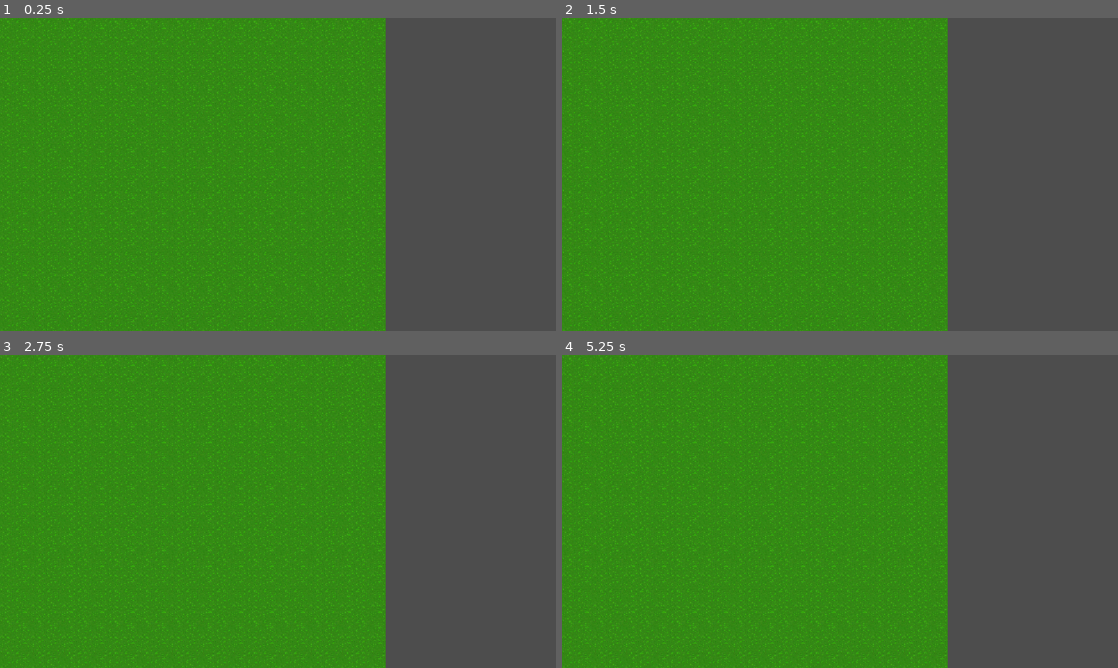
Above: before the commit, frames 1-4 (two rows, left to right).
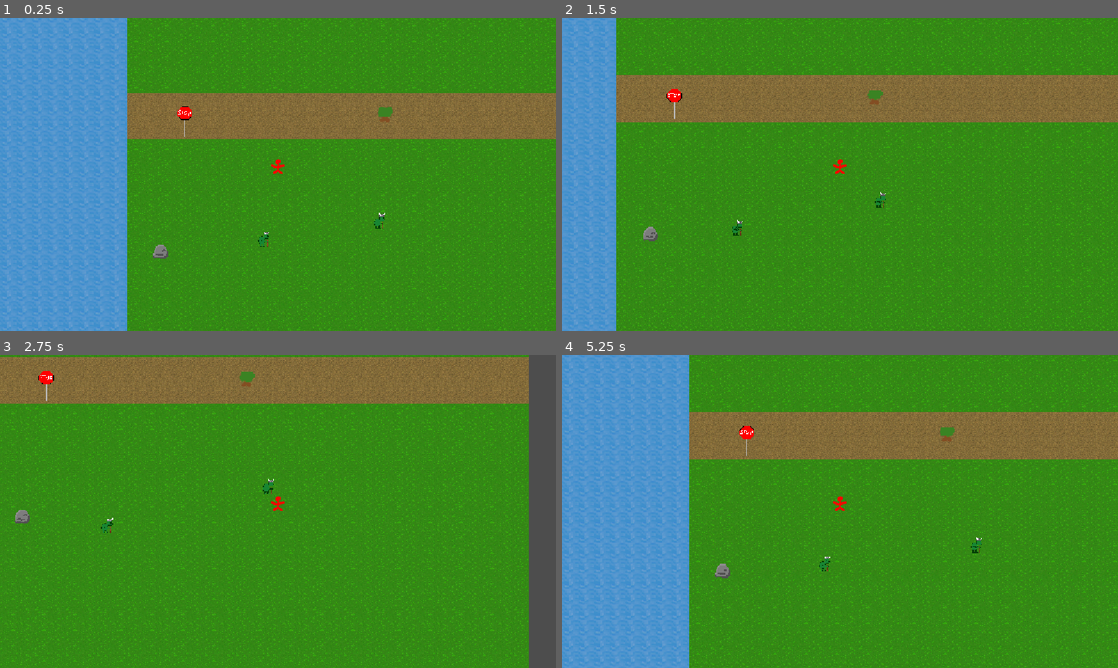
Above: after the commit, the same moments.

Repository: Drewpicus/2dPractice
Game: Godot game, scene res://Scenes/main.tscn
Two runs of this game, one before a commit and one after it. Both use one fixed random seed, a clock stepped at 60 frames per second and the inputs below. This scene is started directly instead of the project's main scene.
Inputs (mouse positions are in pixels of both pictures, inside the frame that each line leads up to):
- Up to frame 1 (0.25 s): no input
- Up to frame 2 (1.5 s): move the mouse to (962, 158) at 0.52 s; hold D (move_right) 0.53-1.28 s; click (962, 158) at 0.6 s; move the mouse to (728, 190) at 1.27 s; hold S (move_down) from 1.28 s (still down); tap T (quick_inspect) at 1.35 s
- Up to frame 3 (2.75 s): move the mouse to (333, 442) at 2.02 s; release S (move_down) at 2.03 s; hold D (move_right) from 2.03 s (still down); hold E (test) from 2.03 s (still down)
- Up to frame 4 (5.25 s): move the mouse to (812, 574) at 2.77 s; release D (move_right) at 2.78 s; release E (test) at 2.78 s; hold W (move_up) 2.78-3.53 s; tap Mouse wheel up (zoom_in) at 2.85 s; move the mouse to (1006, 558) at 3.52 s; hold A (move_left) 3.53-5.03 s; tap Mouse wheel down (zoom_out) at 3.6 s; move the mouse to (673, 464) at 4.27 s; click (673, 464) at 4.35 s; move the mouse to (867, 511) at 5.02 s; hold S (move_down) from 5.03 s (still down); tap T (quick_inspect) at 5.1 s

The runs differ from the first frame. In frame 1, 65% of the frame differs, in the area x 0-100%, y 0-100%; in frame 2, 56%; in frame 3, 43%; in frame 4, 66%.

Commit message:
is_world_authority

Diff:
--- a/Scripts/Autoloads/multiplayer_manager.gd
+++ b/Scripts/Autoloads/multiplayer_manager.gd
@@ -197,3 +197,9 @@
 	status_changed.emit("Server disconnected.")
 
 	_reset_session()
+
+func is_world_authority() -> bool:
+	if not session_active:
+		return true
+
+	return multiplayer.is_server()
--- a/main.gd
+++ b/main.gd
@@ -7,10 +7,16 @@
 
 	game_world.generate_world(Vector2i(50, 50),12345)
 
-	MultiplayerManager.game_ready.connect(_on_game_ready)
+	if MultiplayerManager.session_active:
+		MultiplayerManager.game_ready.connect(_on_game_ready)
+	else:
+		_initialize_game_world()
 
 func _on_game_ready() -> void:
-	if not multiplayer.is_server():
+	_initialize_game_world()
+
+func _initialize_game_world() -> void:
+	if not MultiplayerManager.is_world_authority():
 		return
 
 	game_world.spawn_entity(&"base:player",Vector2(0, 0))
